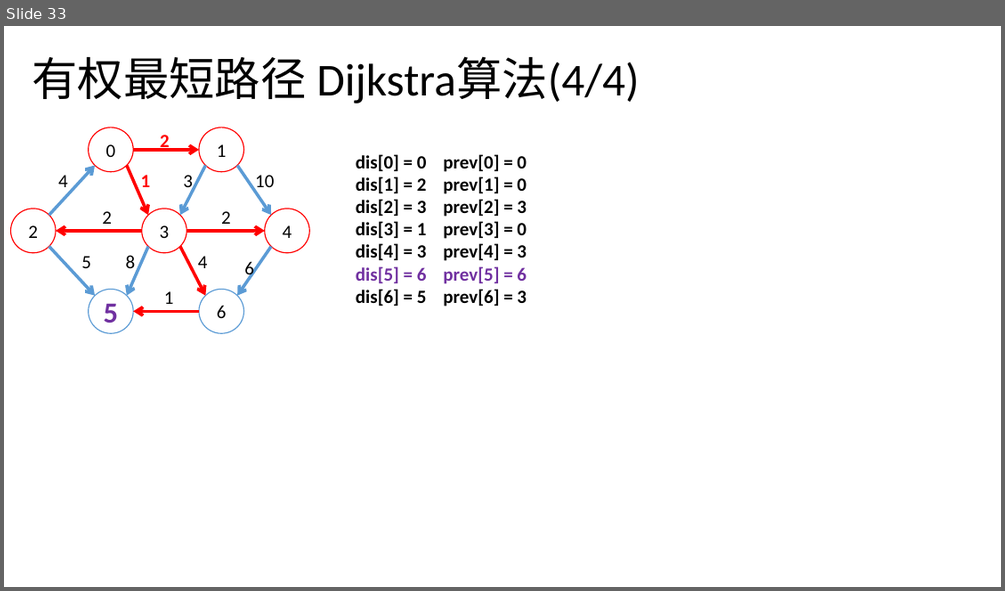
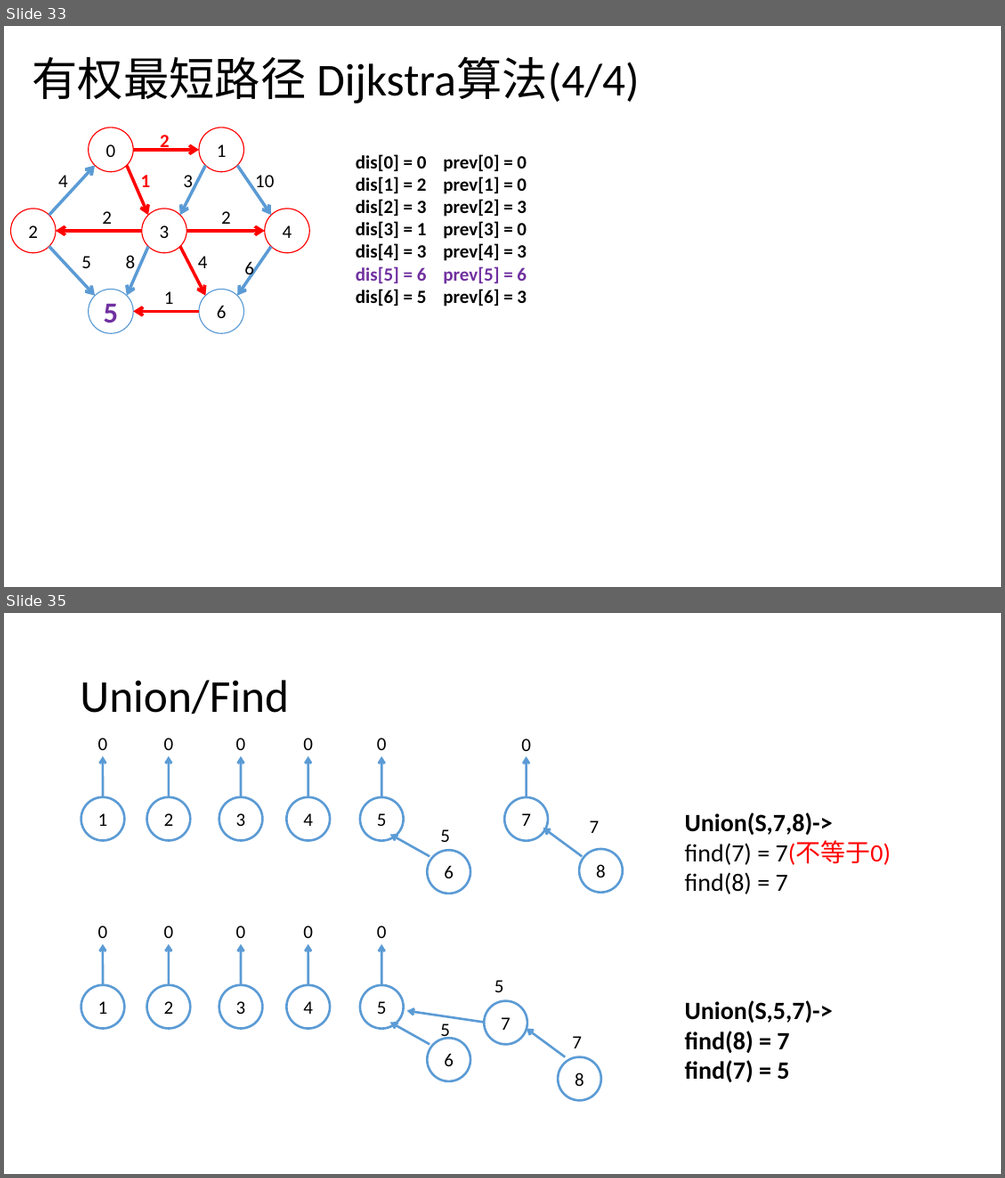
Before and after one commit to Waynefn/cpp_ds_algo, a slide deck: 课件/课件素材.pptx. Shown one above the other, each under a label of ours: slide 33 before the commit, slides 33 and 35 after it; the slides between them are not shown. The pictures are 1005x591 and 1005x1178 pixels, drawn with LibreOffice and Linux fonts; fonts in the diff are those of the drawing. Boxes give left, top, right and bottom in pixels: in the first picture for what was removed or moved away, otherwise in the second. Text is boxed around its words. In the diff, an @@ line names an element or a change of style, - is before the commit and + after.

Commit message:
union-find OK

```diff
--- a/课件/课件素材.pptx
+++ b/课件/课件素材.pptx
@@ slide 35 added at <box>4,613,1001,1174</box>, background #FFFFFF @@
@@ title added at <box>80,680,289,714</box>, 44 pt, text #000000 @@
+Union/Find
@@ group added at <box>81,738,623,893</box>: 8 ellipses, 8 arrows, 8 texts @@
+1
+0
+2
+0
+3
+0
+4
+0
+5
+0
+6
+5
+7
+0
+8
+7
@@ text added at <box>685,812,890,894</box>, 24 pt, text #000000 @@
+Union(S,7,8)->
+find(7) = 7(不等于0)
+find(8) = 7
@@ text added at <box>98,925,108,938</box>, 18 pt, text #000000 @@
+0
@@ text added at <box>164,925,174,938</box>, 18 pt, text #000000 @@
+0
@@ text added at <box>236,925,246,938</box>, 18 pt, text #000000 @@
+0
@@ text added at <box>303,925,313,938</box>, 18 pt, text #000000 @@
+0
@@ text added at <box>377,925,387,938</box>, 18 pt, text #000000 @@
+0
@@ arrow added from (103, 985) to (103, 944), #5B9BD5 2.25 pt @@
@@ arrow added from (169, 985) to (169, 944), #5B9BD5 2.25 pt @@
@@ arrow added from (241, 985) to (241, 944), #5B9BD5 2.25 pt @@
@@ arrow added from (308, 985) to (308, 944), #5B9BD5 2.25 pt @@
@@ arrow added from (381, 985) to (381, 944), #5B9BD5 2.25 pt @@
@@ ellipse added at <box>81,985,124,1028</box>, fill #FFFFFF, outline #5B9BD5 2.25 pt, 18 pt, text #000000 @@
+1
@@ ellipse added at <box>146,985,190,1028</box>, fill #FFFFFF, outline #5B9BD5 2.25 pt, 18 pt, text #000000 @@
+2
@@ ellipse added at <box>219,985,263,1028</box>, fill #FFFFFF, outline #5B9BD5 2.25 pt, 18 pt, text #000000 @@
+3
@@ ellipse added at <box>287,985,330,1028</box>, fill #FFFFFF, outline #5B9BD5 2.25 pt, 18 pt, text #000000 @@
+4
@@ ellipse added at <box>360,985,404,1028</box>, fill #FFFFFF, outline #5B9BD5 2.25 pt, 18 pt, text #000000 @@
+5
@@ text added at <box>494,980,504,992</box>, 18 pt, text #000000 @@
+5
@@ arrow added from (484, 1022) to (407, 1011), #5B9BD5 2.25 pt @@
@@ ellipse added at <box>484,1001,527,1045</box>, fill #FFFFFF, outline #5B9BD5 2.25 pt, 18 pt, text #000000 @@
+7
@@ text added at <box>685,1000,833,1082</box>, 24 pt, text #000000, bold @@
+Union(S,5,7)->
+find(8) = 7
+find(7) = 5
@@ arrow added from (429, 1045) to (390, 1022), #5B9BD5 2.25 pt @@
@@ ellipse added at <box>428,1038,470,1081</box>, fill #FFFFFF, outline #5B9BD5 2.25 pt, 18 pt, text #000000 @@
+6
@@ text added at <box>440,1023,450,1041</box>, 18 pt, text #000000 @@
+5
@@ arrow added from (565, 1057) to (526, 1028), #5B9BD5 2.25 pt @@
@@ text added at <box>572,1036,582,1048</box>, 18 pt, text #000000 @@
+7
@@ ellipse added at <box>558,1057,601,1101</box>, fill #FFFFFF, outline #5B9BD5 2.25 pt, 18 pt, text #000000 @@
+8
```
Also in this commit, not shown: 1 slide changed, 3 other slides added, 3 other files.
